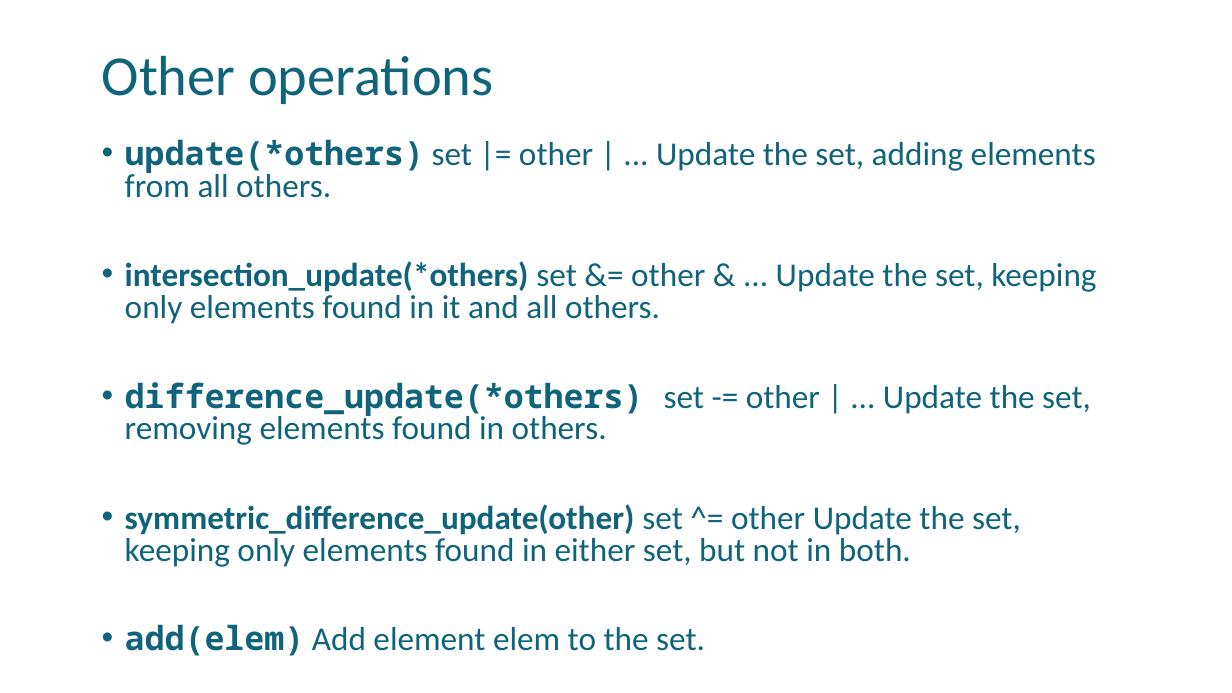
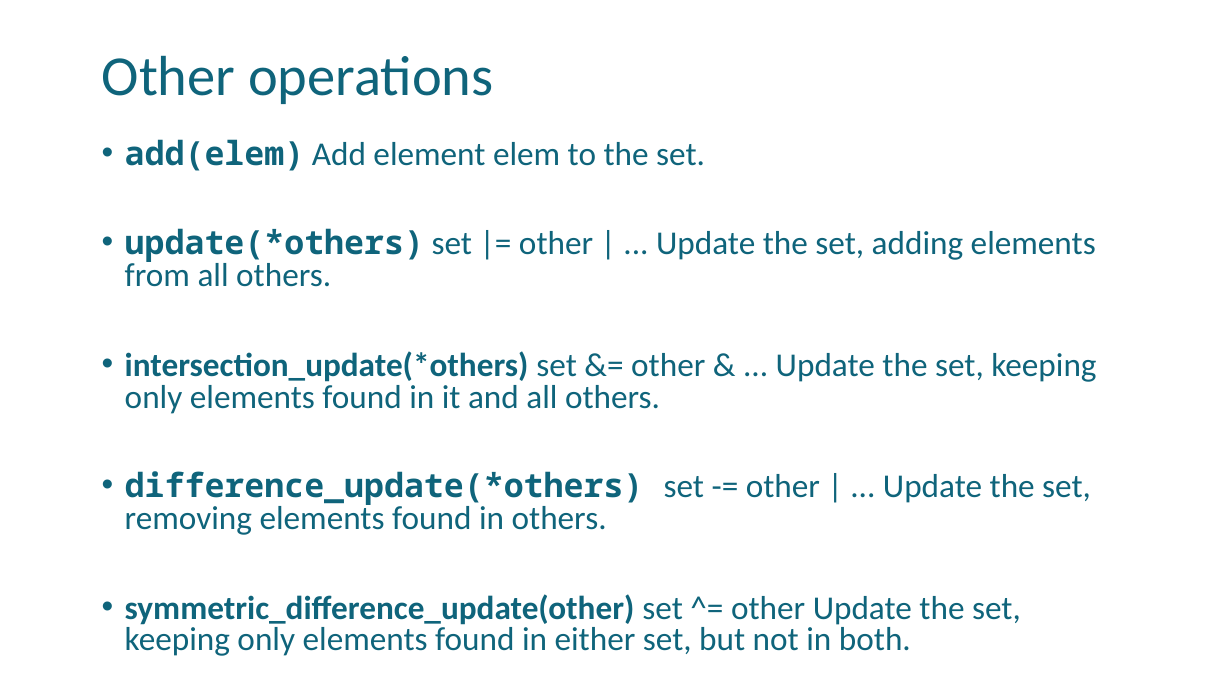
Before and after one commit to uday87j/teach_python, a slide deck: slide 12 of fundamentals/7-Set.pptx. Drawn at 1232x693 pixels with LibreOffice and Linux fonts; fonts in the diff are those of the drawing. Boxes give left, top, right and bottom in pixels: in the first picture for what was removed or moved away, otherwise in the second. Text is boxed around its words. In the diff, an @@ line names an element or a change of style, - is before the commit and + after.

```diff
--- a/fundamentals/7-Set.pptx
+++ b/fundamentals/7-Set.pptx
@@ text at box(125, 139, 705, 171): paragraph added @@
+• add(elem) Add element elem to the set.
@@ text at box(125, 624, 705, 656): paragraph removed @@
-• add(elem) Add element elem to the set.
```
Also in this commit, not shown: 1 other slide changed.
